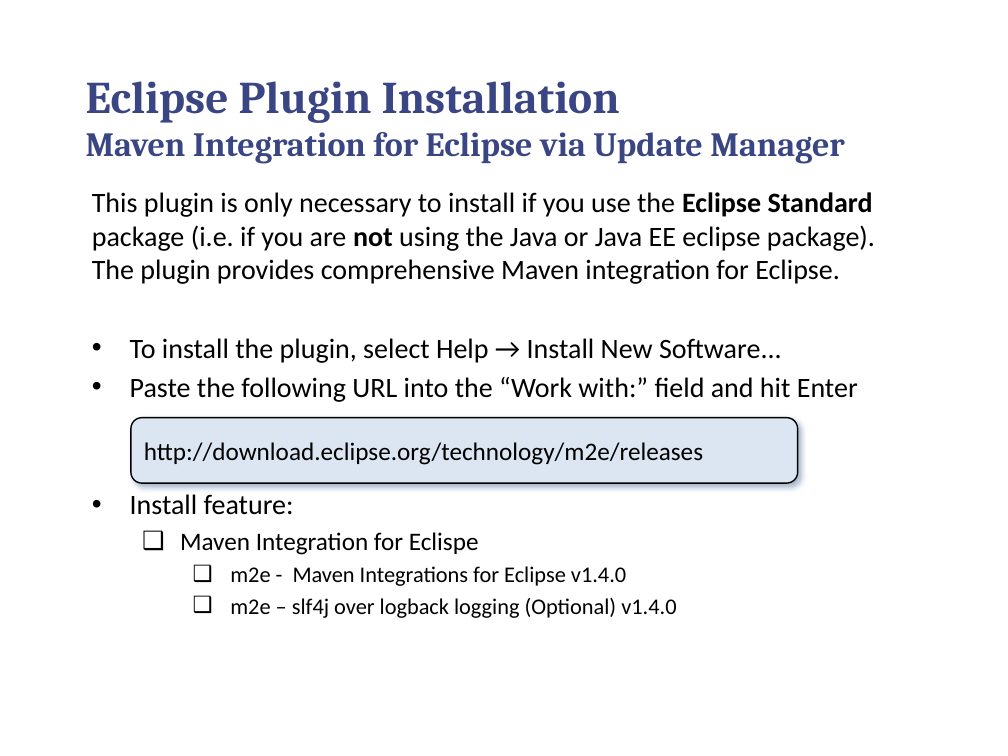
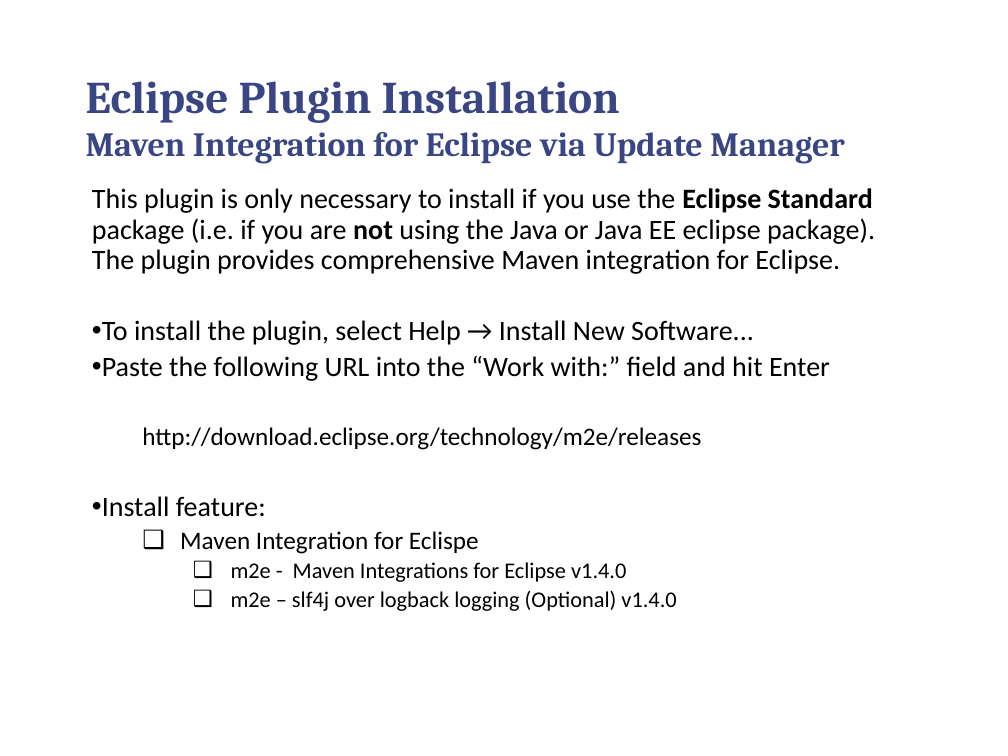
Before and after one commit to callistaenterprise/groovy-tdd-cadec, a slide deck: slide 10 of docs/groovy-tdd-installation.pptx. Drawn at 1008x756 pixels with LibreOffice and Linux fonts; fonts in the diff are those of the drawing; background and template pictures are left out. Boxes give left, top, right and bottom in pixels: in the first picture for what was removed or moved away, otherwise in the second. Text is boxed around its words. In the diff, an @@ line names an element or a change of style, - is before the commit and + after.

```diff
--- a/docs/groovy-tdd-installation.pptx
+++ b/docs/groovy-tdd-installation.pptx
@@ text at (92, 188, 875, 611): line spacing 1 to 0.9; indent changed @@
@@ rounded rectangle removed at (131, 417, 797, 483) @@
-http://download.eclipse.org/technology/m2e/releases
@@ text at (142, 427, 701, 450): paragraph added @@
+  http://download.eclipse.org/technology/m2e/releases
```
Also in this commit, not shown: 3 other slides changed, 1 other file.
